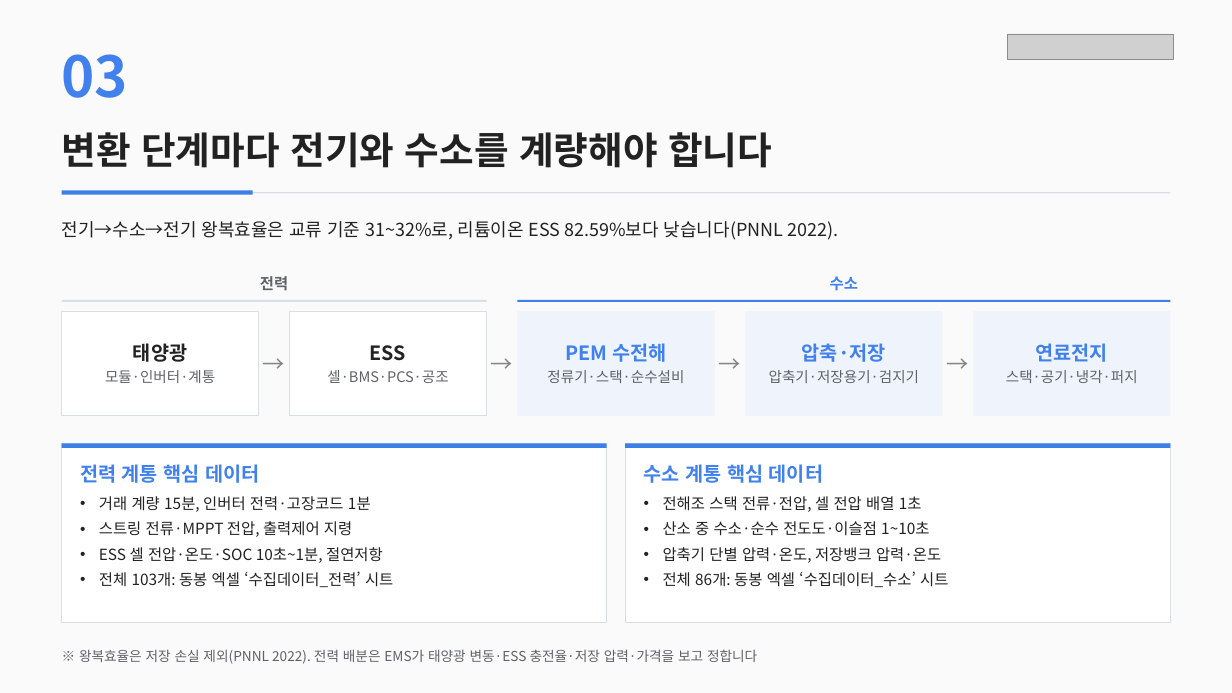
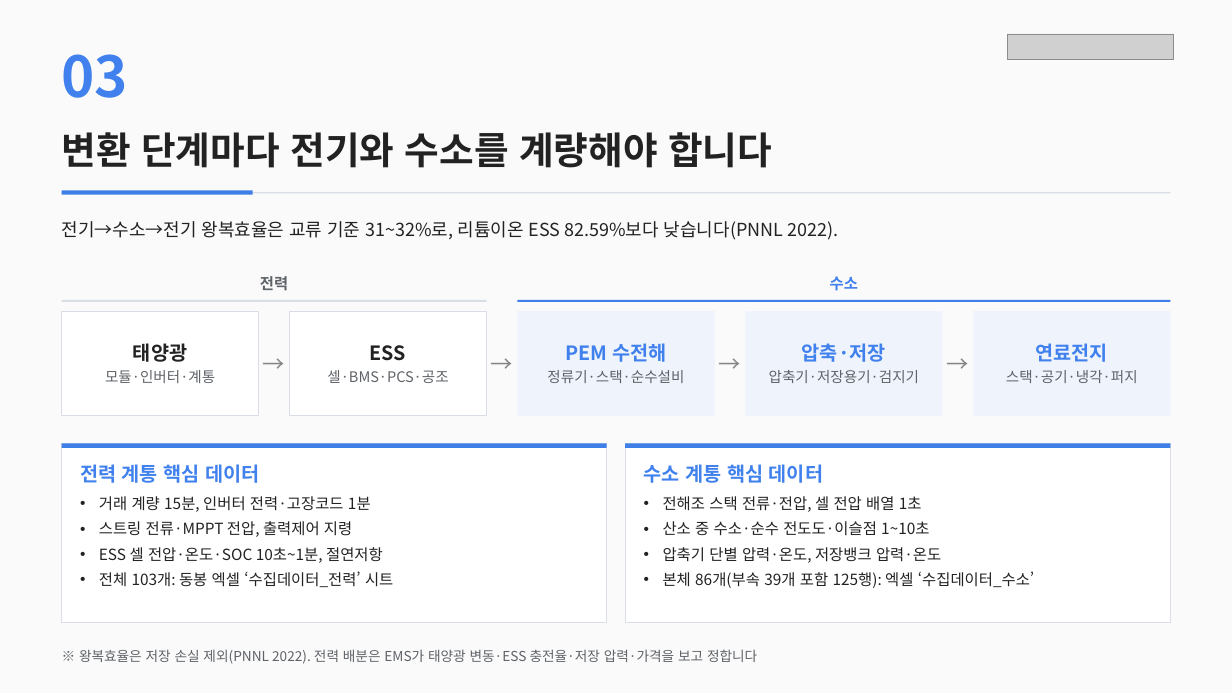
Before and after one commit to satoshisong01/solar-dashboard, a slide deck: slide 4 of docs/reports/태양광·수소 데이터수집·AI분석 예상안.pptx. Drawn at 1232x693 pixels with LibreOffice and Linux fonts; fonts in the diff are those of the drawing; grey boxes stand for pictures. Boxes give left, top, right and bottom in pixels: in the first picture for what was removed or moved away, otherwise in the second. Text is boxed around its words. In the diff, an @@ line names an element or a change of style, - is before the commit and + after.

Commit message:
docs: 제출 문서 검수 반영
원본 대조에서 나온 9건을 고치고 Word·PPT·엑셀을 다시 냈다.

- 탐지기 17종 내역이 합계 18이 되던 것을 레지스트리와 맞췄다
  (태양광 3·ESS 3·수전해·연료전지 4·수소 체인 3·데이터 품질 1·가평 3)
- 데이터 계약 요청 그룹별 행 수를 시드와 맞춰 합계 52로 되돌렸다
  (부산물 산소 12→13, 수처리 14→15)
- 버퍼 지속시간 표기를 본문 표의 0.85 h와 맞춰 55분 → 51분으로 고쳤다
- 시트 행 수를 실제 워크북과 맞췄다
  (운영·비정형 131→136, 수집데이터_수소 본체 86·전체 125, 출처 604 병기)
- AI 분석 129건이 시트 131행과 다른 이유(구현된 AI 설명 2행)를 밝혔다
- EN 1434 Class 2 쌍 편차 0.1 K의 오차를 1% → 0.67%로 바로잡았다
- build-book.py가 다음 줄 절 머리말까지 꼬리 주석으로 읽어
  '가평 사이트' 4행에 엉뚱한 설명이 붙던 것을 고쳤다

검수 결과: 보고서 32쪽·덱 20장 전 쪽 이미지 확인(넘침·잘림·빈 장 없음),
표 1~23·그림 1~6·출처 1~86 결번 없음, 엑셀 16시트 재계산 수식 오류 0건.

```diff
--- a/docs/reports/태양광·수소 데이터수집·AI분석 예상안.pptx
+++ b/docs/reports/태양광·수소 데이터수집·AI분석 예상안.pptx
@@ text at box(663, 571, 1034, 588): text changed @@
-• 전체 86개: 동봉 엑셀 ‘수집데이터_수소’ 시트
+• 본체 86개(부속 39개 포함 125행): 엑셀 ‘수집데이터_수소’
```
Also in this commit, not shown: 4 other slides changed, 8 other files.
